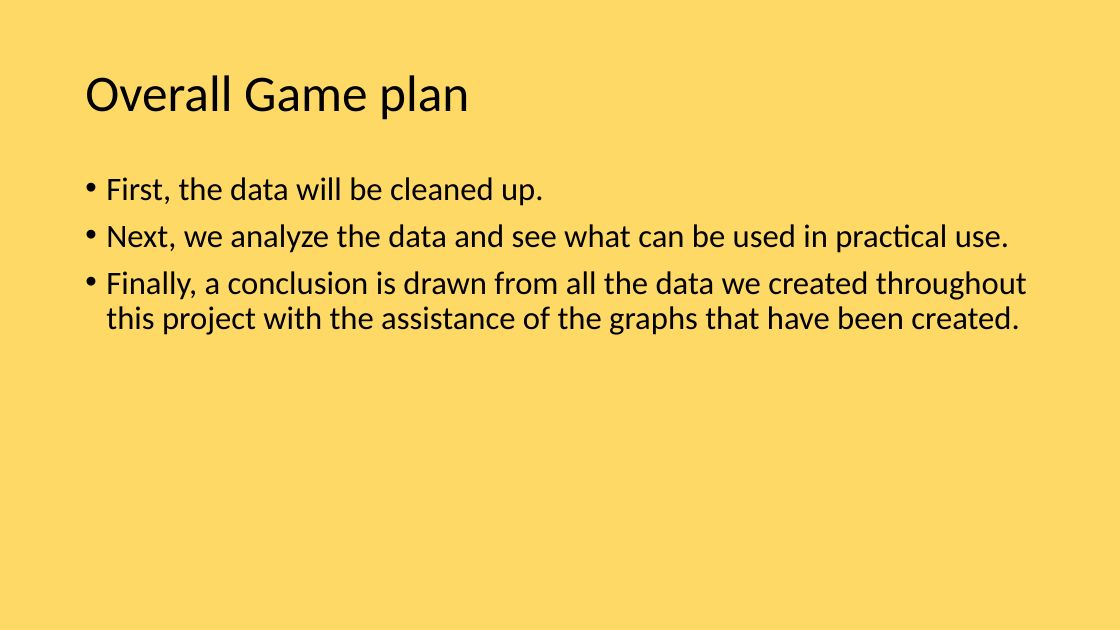
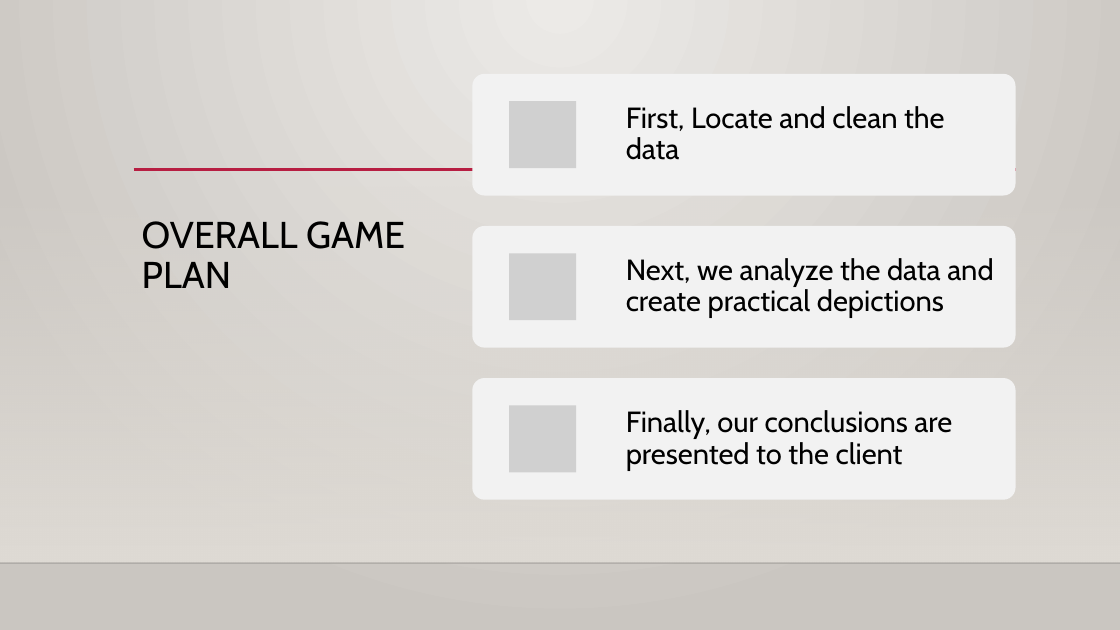
Before and after one commit to scavazos4/Project_One, a slide deck: slide 4 of Sacramento Real Estate.pptx (slide 5 before the commit). Drawn at 1120x630 pixels with LibreOffice and Linux fonts; fonts in the diff are those of the drawing; grey boxes stand for pictures; background and template pictures are left out. Boxes give left, top, right and bottom in pixels: in the first picture for what was removed or moved away, otherwise in the second. Text is boxed around its words. In the diff, an @@ line names an element or a change of style, - is before the commit and + after.

```diff
--- a/Sacramento Real Estate.pptx
+++ b/Sacramento Real Estate.pptx
@@ background #FFD966 to gradient #ECEAE7 to #CAC7C1 @@
@@ text removed at box(106, 177, 1027, 335) @@
-• First, the data will be cleaned up.
-• Next, we analyze the data and see what can be used in practical use.
-• Finally, a conclusion is drawn from all the data we created throughout this project with the assistance of the graphs that have been created.
@@ line added from (134, 170) to (1017, 170), #B71E42 2.5 pt @@
@@ rectangle added at box(0, 186, 1120, 563), fill gradient #DFDBD5 @@
@@ title "OVERALL GAME PLAN" at box(142, 221, 405, 288): vertical alignment middle to top @@
@@ title at box(142, 221, 405, 288): text changed; size 44 to 32 pt; font Calibri to Cabin @@
-Overall Game plan
+OVERALL GAME PLAN
@@ group added at box(472, 74, 1016, 500): 3 rounded rectangles, 3 pictures, 3 texts @@
+First, Locate and clean the data
+Next, we analyze the data and create practical depictions
+Finally, our conclusions are presented to the client
@@ line added from (0, 563) to (1120, 563), #000001 1 pt @@
```
Also in this commit, not shown: 4 other slides changed, 10 slides added, 7 slides removed, 1 other file.
